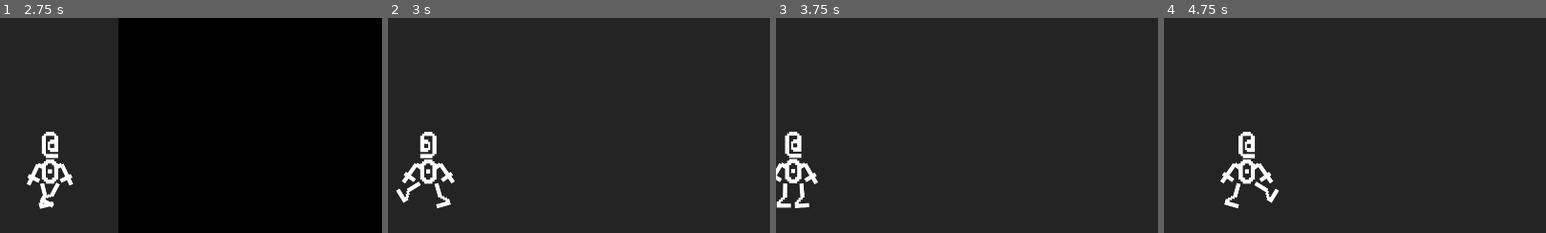
Above: before the commit, frames 1-4 (left to right).
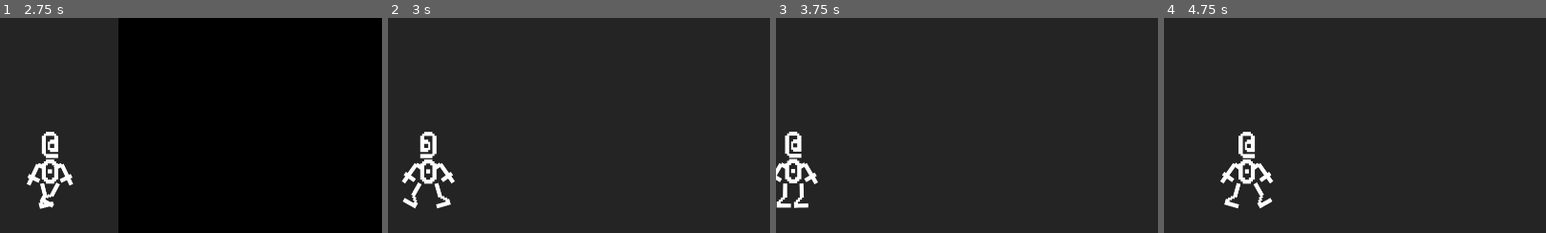
Above: after the commit, the same moments.

Repository: CaptainDizzy/godot_test
Game: Godot game, scene res://menu/menu.tscn
Same seed, same stepped clock (60 frames per second), same inputs: the game is played once before the commit and once after it.
Inputs (mouse positions are % of the whole screen's width and height, from its top left):
- Up to frame 1 (2.75 s): move the mouse to (72, 45) at 0.52 s; hold D (move_right) 0.53-1.25 s; hold Shift (sprint) 0.53-1.25 s; tap Space (jump) at 0.77, 2.27 s; click "ASCII Character Test" at 1.25 s; move the mouse to (30, 55) at 2.02 s; hold D (move_right) from 2.03 s (still down); tap Shift (sprint) at 2.1 s
- Up to frame 2 (3 s): move the mouse to (60, 28) at 2.77 s; release D (move_right) at 2.78 s; hold A (move_left) from 2.78 s (still down); hold Shift (sprint) from 2.78 s (still down)
- Up to frame 3 (3.75 s): move the mouse to (45, 70) at 3.52 s; release A (move_left) at 3.53 s; release Shift (sprint) at 3.53 s; hold D (move_right) from 3.53 s (still down); tap Shift (sprint) at 3.6 s
- Up to frame 4 (4.75 s): keep holding D (move_right); tap Space (jump) at 3.77, 4.52 s; move the mouse to (80, 65) at 4.27 s; hold Shift (sprint) from 4.28 s (still down)
The pictures show only the part of the screen within x 19-69%, y 50-100%; the shares and areas given below are measured in that part.

Frame 1 is identical in both runs. In frame 2, 0.3% of the frame differs, in the area x 2-9%, y 76-89%; in frame 3, less than 0.1%; in frame 4, 0.3%.

Commit message:
Missed a frame...

Diff:
--- a/dizzy-playground-2d/ascii/assets/ascii.tscn
+++ b/dizzy-playground-2d/ascii/assets/ascii.tscn
@@ -682,7 +682,7 @@
 "times": PackedFloat32Array(0, 0.125, 0.375, 0.5, 0.625),
 "transitions": PackedFloat32Array(1, 1, 1, 1, 1),
 "update": 0,
-"values": [0.2617993877991494, 0.5235987755982988, 1.0471975511965976, 0.5235987755982988, -0.5235987755982988]
+"values": [0.2617993877991494, 0.5235987755982988, 1.0471975511965976, 0.5235987755982988, 0.0]
 }
 tracks/2/type = "value"
 tracks/2/imported = false
